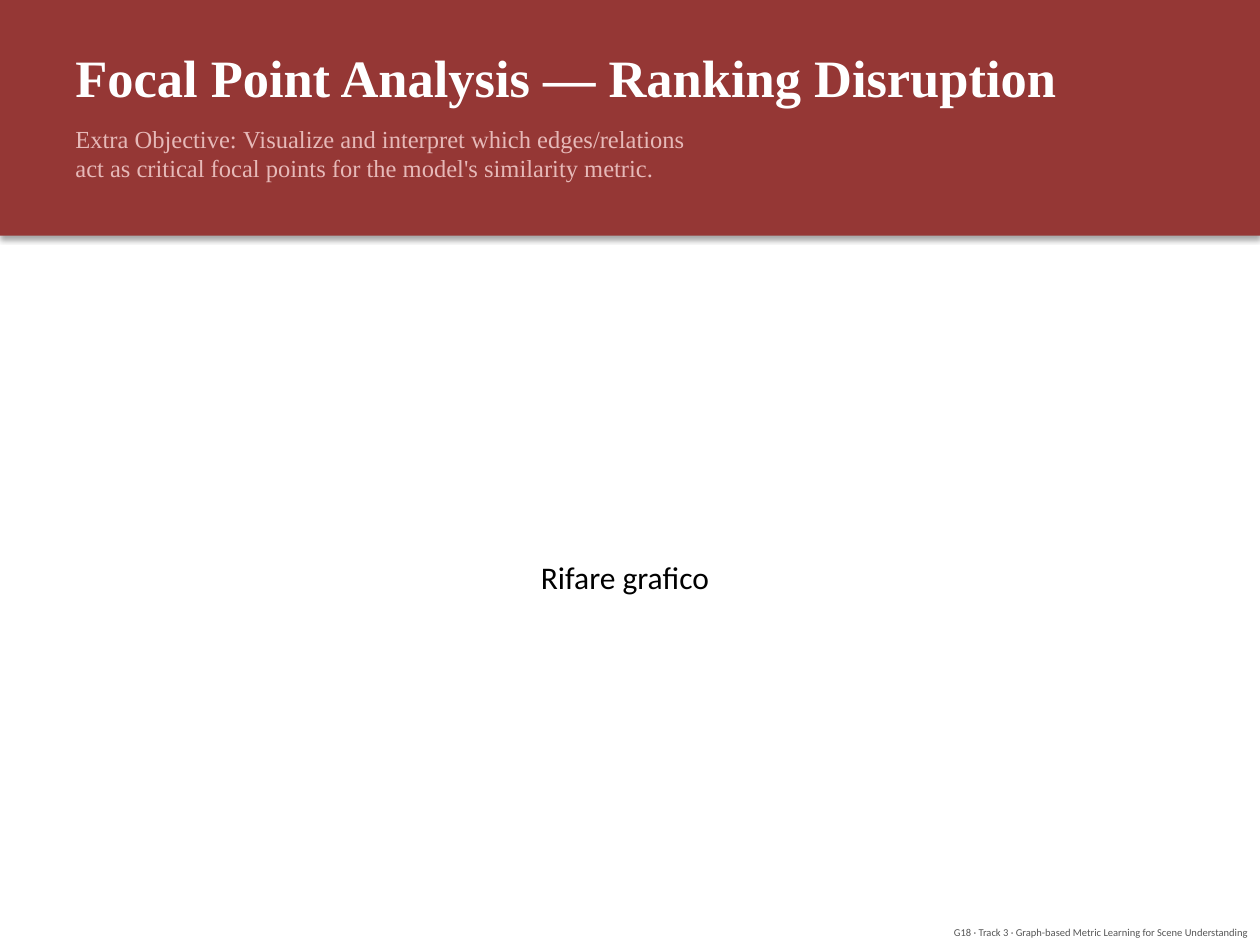
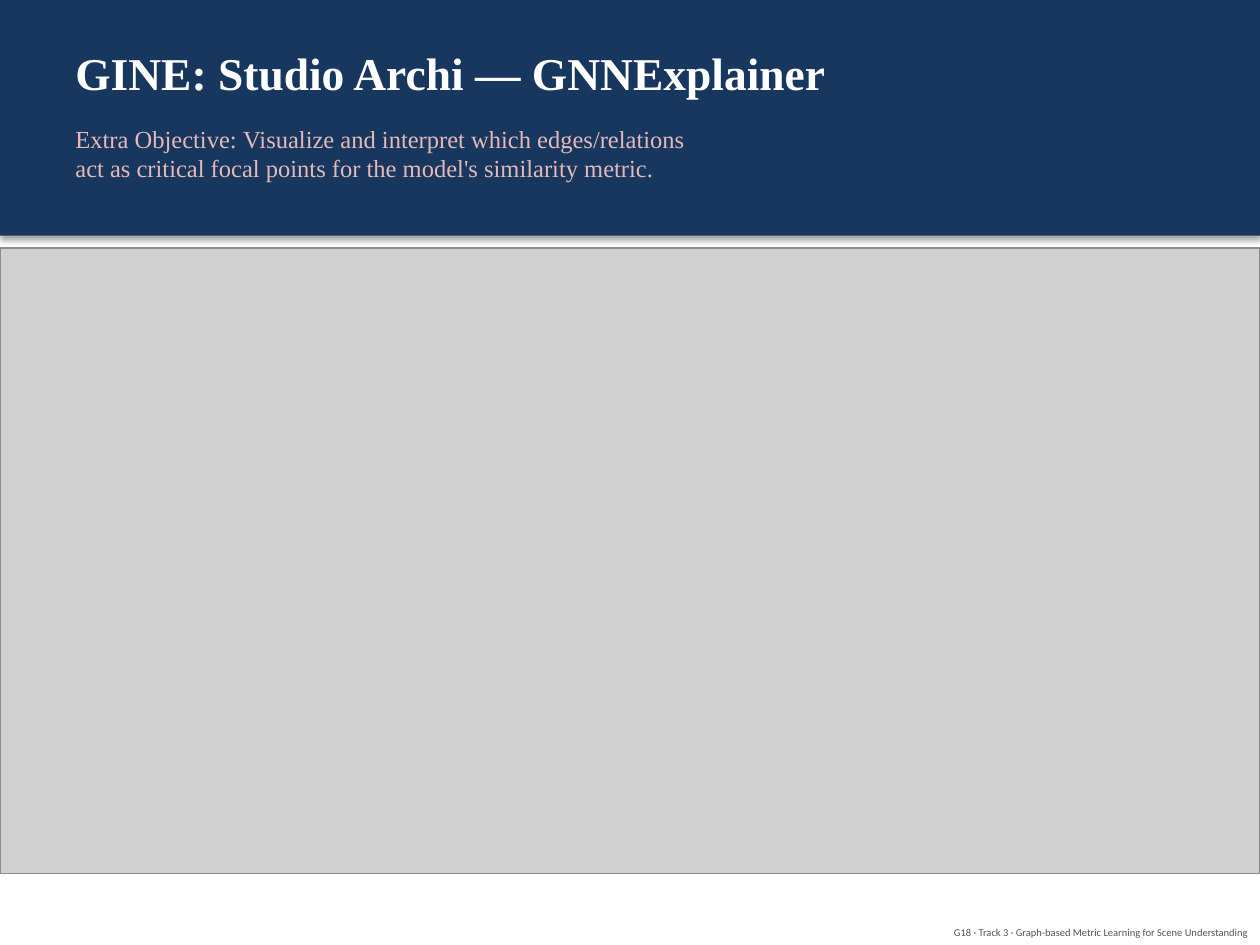
Before and after one commit to LenionK/dl26-projects, a slide deck: slide 14 of docs/presentazione_G18.pptx (slide 12 before the commit). Drawn at 1260x945 pixels with LibreOffice and Linux fonts; fonts in the diff are those of the drawing; grey boxes stand for pictures. Boxes give left, top, right and bottom in pixels: in the first picture for what was removed or moved away, otherwise in the second. Text is boxed around its words. In the diff, an @@ line names an element or a change of style, - is before the commit and + after.

```diff
--- a/docs/presentazione_G18.pptx
+++ b/docs/presentazione_G18.pptx
@@ rectangle at [0,0,1260,236]: fill #953735 to #17375E @@
@@ text at [75,58,825,99]: text changed; size 30 to 26 pt @@
-Focal Point Analysis — Ranking Disruption
+GINE: Studio Archi — GNNExplainer
@@ picture added at [0,248,1260,874] @@
@@ text removed at [541,567,709,595] @@
-Rifare grafico
```
Also in this commit, not shown: 3 other slides changed, 1 slide added, 2 slides removed, 3 other files.
